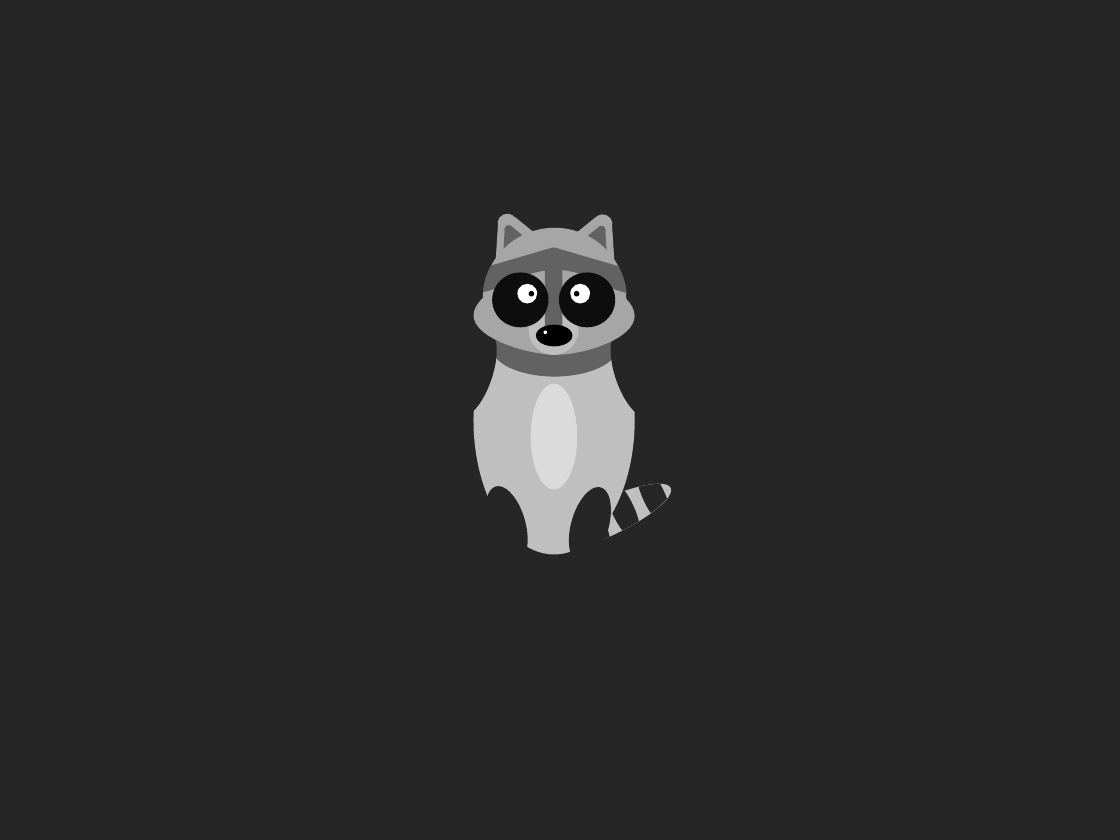
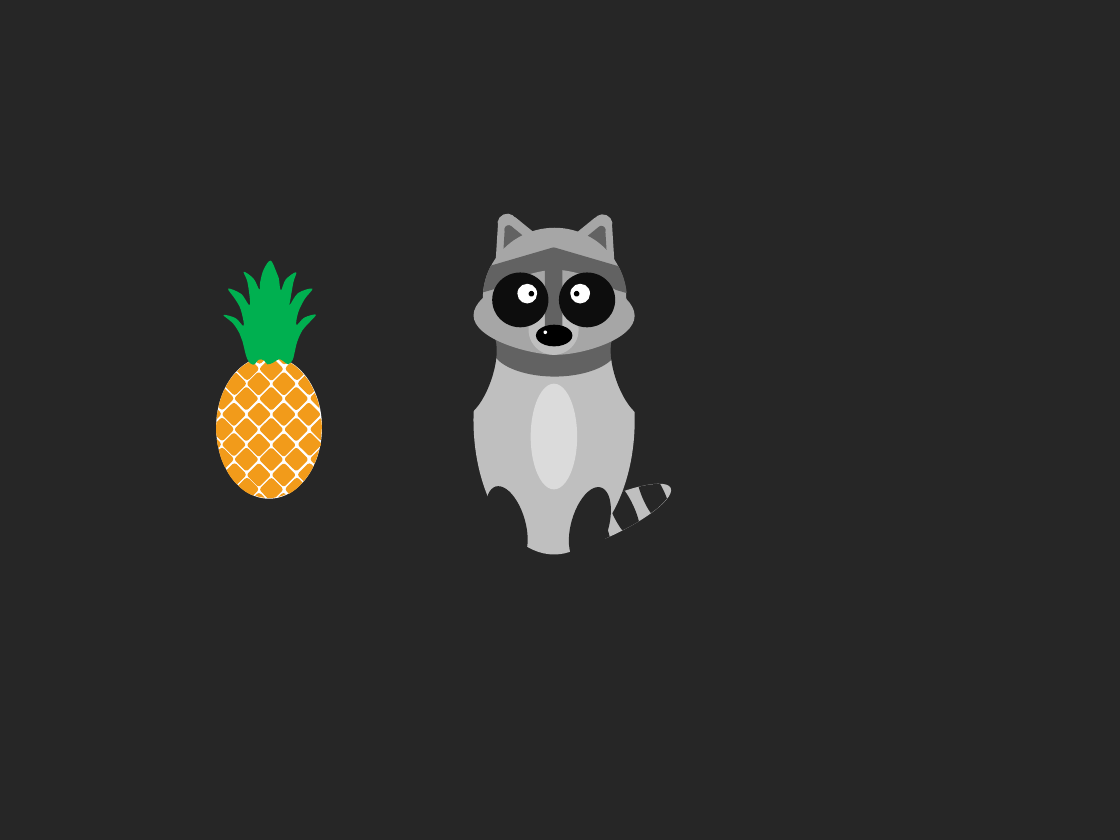
Before and after one commit to gustavogitzel/Discussex, a slide deck: slide 6 of Rascunhos/Imagens/Logo - PP2.pptx. Drawn at 1120x840 pixels with LibreOffice and Linux fonts; fonts in the diff are those of the drawing. Boxes give left, top, right and bottom in pixels: in the first picture for what was removed or moved away, otherwise in the second. Text is boxed around its words. In the diff, an @@ line names an element or a change of style, - is before the commit and + after.

```diff
--- a/Rascunhos/Imagens/Logo - PP2.pptx
+++ b/Rascunhos/Imagens/Logo - PP2.pptx
@@ group added at bbox=[216, 261, 323, 498]: 22 freeform shapes, 22 rounded rectangles, 1 ellipse @@
```
Also in this commit, not shown: 1 slide added, 3 other files.
